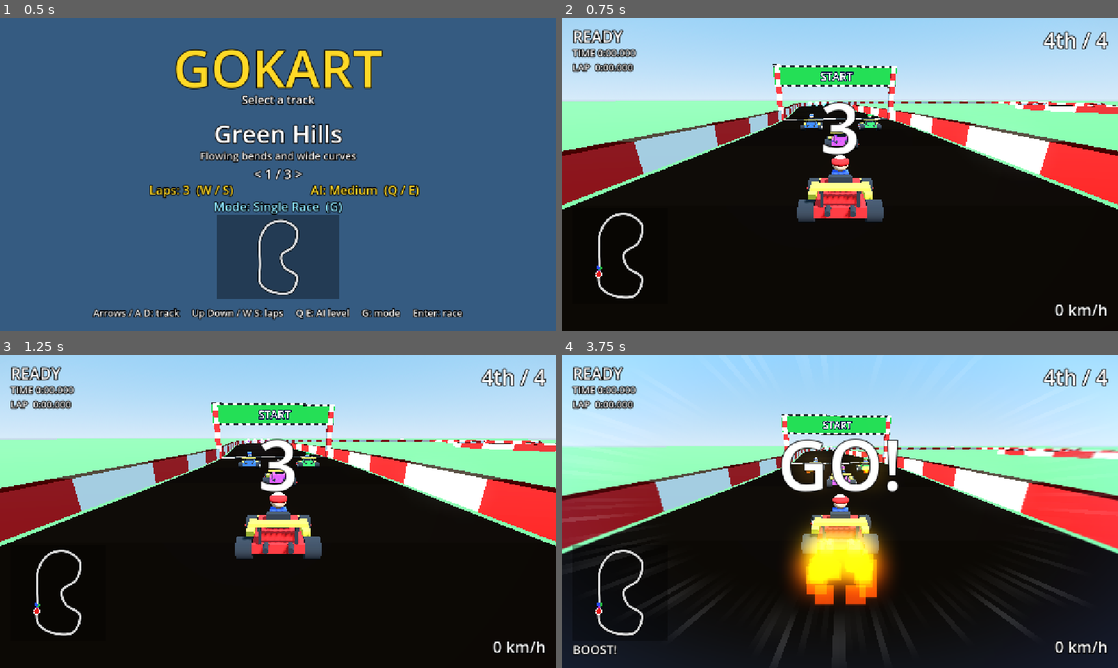
Above: before the commit, frames 1-4 (two rows, left to right).
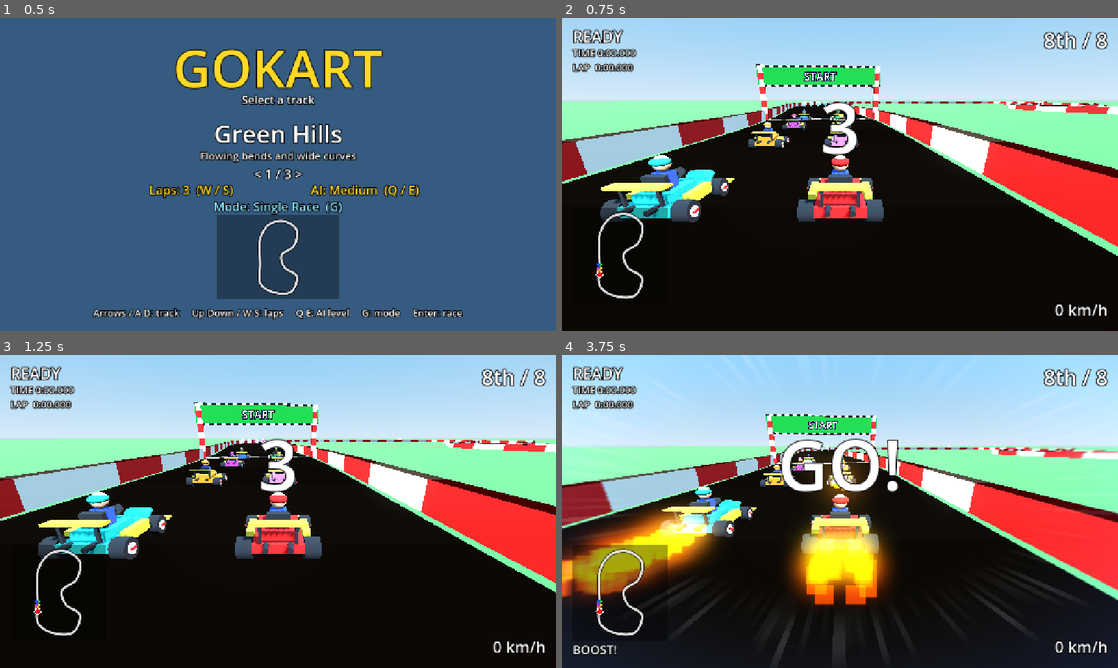
Above: after the commit, the same moments.

Repository: AgentiLoop/GoKart
Game: Godot game, scene res://scenes/menu.tscn
Two runs of this game, one before a commit and one after it. Both use one fixed random seed, a clock stepped at 60 frames per second and the inputs below.
Inputs (mouse positions are in pixels of both pictures, inside the frame that each line leads up to):
- Up to frame 1 (0.5 s): no input
- Up to frame 2 (0.75 s): tap Enter at 0.5 s; move the mouse to (962, 158) at 0.52 s; hold D (steer_right) from 0.53 s (still down); hold Space (drift) from 0.53 s (still down); click (962, 158) at 0.67 s
- Up to frame 3 (1.25 s): keep holding D (steer_right); keep holding Space (drift)
- Up to frame 4 (3.75 s): move the mouse to (728, 527) at 1.27 s; release D (steer_right) at 1.28 s; release Space (drift) at 1.28 s; hold S (brake) 1.28-2.03 s; tap one key every 0.75 s from 1.35 s: E (use_item) Enter Keypad Enter Q; move the mouse to (895, 442) at 2.02 s; hold D (steer_right) 2.03-2.78 s; move the mouse to (812, 574) at 2.77 s; hold W (accelerate) 2.78-3.53 s; click (812, 574) at 2.92 s; move the mouse to (1006, 558) at 3.52 s; hold A (steer_left) from 3.53 s (still down)

Frame 1 is identical in both runs. In frame 2, 17% of the frame differs, in the area x 0-100%, y 4-84%; in frame 3, 17%; in frame 4, 20%.

Commit message:
Mario Kart 64 field: 8 racers on a two-column grid (7 AI karts with their own colours, speeds and start boosts); results panel sized for 8 rows

Diff:
--- a/scripts/hud.gd
+++ b/scripts/hud.gd
@@ -51,15 +51,16 @@
 	place_label = _make_label(HORIZONTAL_ALIGNMENT_RIGHT, VERTICAL_ALIGNMENT_TOP, Vector2(24, 16), 48)
 	countdown_label = _make_label(HORIZONTAL_ALIGNMENT_CENTER, VERTICAL_ALIGNMENT_CENTER, Vector2(0, -110), 160)
 	banner_label = _make_label(HORIZONTAL_ALIGNMENT_CENTER, VERTICAL_ALIGNMENT_CENTER, Vector2(0, -30), 72)
-	results_label = _make_label(HORIZONTAL_ALIGNMENT_LEFT, VERTICAL_ALIGNMENT_CENTER, Vector2(0, -60), 30)
-	# a block sized to its text and centred on screen (lines stay left-aligned in the monospace table)
+	results_label = _make_label(HORIZONTAL_ALIGNMENT_LEFT, VERTICAL_ALIGNMENT_CENTER, Vector2(0, -20), 24)
+	# a block sized to its text and centred on screen (lines stay left-aligned in the monospace table);
+	# 24 px keeps an 8-racer results table plus the cup standings inside a 720 px window
 	results_label.set_anchors_preset(Control.PRESET_CENTER)
 	results_label.grow_horizontal = Control.GROW_DIRECTION_BOTH
 	results_label.grow_vertical = Control.GROW_DIRECTION_BOTH
 	results_label.offset_left = 0.0
 	results_label.offset_right = 0.0
-	results_label.offset_top = -60.0
-	results_label.offset_bottom = -60.0
+	results_label.offset_top = -20.0
+	results_label.offset_bottom = -20.0
 	results_label.add_theme_font_override("font", _mono_font())
 	results_label.visible = false
 
--- a/scripts/main.gd
+++ b/scripts/main.gd
@@ -20,17 +20,26 @@
 
 ## Seconds after the player crosses the line before the results panel appears.
 const RESULTS_DELAY := 2.0
-const RACER_NAMES := ["YOU", "BLUE", "GREEN", "PURPLE"]
+## Mario Kart 64 fields eight racers; the player is racer 0, the rest follow AI_SPECS order.
+const RACER_NAMES := ["YOU", "BLUE", "GREEN", "PURPLE", "YELLOW", "ORANGE", "PINK", "TEAL"]
+const RACER_COUNT := 8
 
 const OFFROAD_SCALE := 0.5
 const PAD_BOOST_TIME := 1.2
 ## Rocket-start boost durations the AI karts get at GO (by AI_SPECS order; 0 = a bad start).
-const AI_START_BOOSTS := [0.9, 0.5, 0.0]
+const AI_START_BOOSTS := [0.9, 0.5, 0.0, 0.7, 0.0, 0.3, 0.6]
+## Half the lane spacing of the two-column MK64 grid.
+const GRID_LANE := 2.4
 ## AI grid: [samples before the player's slot (negative = ahead), lane offset, speed scale, body colour]
+## Two columns, four rows (3 samples = 9 m apart); the player takes the right slot of the back row.
 const AI_SPECS := [
-	[-6, -3.0, 0.97, Color(0.15, 0.3, 0.95)],
-	[-6, 3.0, 0.94, Color(0.15, 0.75, 0.25)],
-	[-3, 0.0, 0.91, Color(0.65, 0.2, 0.85)],
+	[-9, -GRID_LANE, 0.98, Color(0.15, 0.3, 0.95)],    # BLUE   front row
+	[-9, GRID_LANE, 0.96, Color(0.15, 0.75, 0.25)],    # GREEN
+	[-6, -GRID_LANE, 0.95, Color(0.65, 0.2, 0.85)],    # PURPLE
+	[-6, GRID_LANE, 0.94, Color(0.95, 0.85, 0.15)],    # YELLOW
+	[-3, -GRID_LANE, 0.92, Color(0.95, 0.5, 0.1)],     # ORANGE
+	[-3, GRID_LANE, 0.90, Color(0.95, 0.4, 0.7)],      # PINK
+	[0, -GRID_LANE, 0.88, Color(0.1, 0.75, 0.75)],     # TEAL   back row, beside the player
 ]
 
 var kart: CharacterBody3D
@@ -92,9 +101,9 @@
 	tracker = LapTracker.new(data.count, 8, TrackLibrary.laps)
 
 	kart = Kart.new()
-	# the player starts at the back of the grid, just behind the line, facing along the track
+	# the player starts in the right slot of the back row, just behind the line, facing along the track
 	var start_idx := data.count - 10
-	var start_pos: Vector3 = data.points[start_idx] + Vector3(0, 0.1, 0)
+	var start_pos: Vector3 = data.points[start_idx] + data.right_of(start_idx) * GRID_LANE + Vector3(0, 0.1, 0)
 	kart.position = start_pos
 	kart.heading = data.heading_at(start_idx)
 	kart.tracker = tracker
--- a/scripts/menu.gd
+++ b/scripts/menu.gd
@@ -5,6 +5,7 @@
 
 const TrackLibrary := preload("res://scripts/track_library.gd")
 const GrandPrix := preload("res://scripts/grand_prix.gd")
+const RaceMain := preload("res://scripts/main.gd")
 const Minimap := preload("res://scripts/minimap.gd")
 const RACE_SCENE := "res://scenes/main.tscn"
 
@@ -157,7 +158,7 @@
 	TrackLibrary.difficulty = difficulty
 	TrackLibrary.laps = laps
 	if grand_prix:
-		GrandPrix.start(cup_order(selected, TrackLibrary.count()), 4)
+		GrandPrix.start(cup_order(selected, TrackLibrary.count()), RaceMain.RACER_COUNT)
 	else:
 		GrandPrix.stop()
 	get_tree().change_scene_to_file(RACE_SCENE)
--- a/tests/test_tracks.gd
+++ b/tests/test_tracks.gd
@@ -193,3 +193,28 @@
 	runner.check(Menu.difficulty_direction_for_key(KEY_Q) == -1 and Menu.difficulty_direction_for_key(KEY_E) == 1)
 	runner.check(Menu.difficulty_direction_for_key(KEY_A) == 0 and Menu.difficulty_direction_for_key(KEY_ENTER) == 0)
 	runner.check(Menu.difficulty_text(0) == "AI: Easy  (Q / E)")
+
+func test_mk64_eight_racer_grid() -> void:
+	## Mario Kart 64 fields 8 racers on a two-column grid; every slot must sit on the road
+	## behind the line on every track, with no two karts sharing a slot.
+	var Main := load("res://scripts/main.gd")
+	runner.check(Main.RACER_COUNT == 8 and Main.RACER_NAMES.size() == 8, "8 racers")
+	runner.check(Main.AI_SPECS.size() == 7 and Main.AI_START_BOOSTS.size() == 7, "7 AI karts")
+	var seen := {}
+	for n in Main.RACER_NAMES:
+		runner.check(not seen.has(n) and n.length() <= 8, "name %s" % n)
+		seen[n] = true
+	for n in TrackLibrary.count():
+		var t := TrackLibrary.make_data(n)
+		var start_idx := t.count - 10
+		var slots: Array = [t.points[start_idx] + t.right_of(start_idx) * Main.GRID_LANE]
+		for spec in Main.AI_SPECS:
+			var gi: int = start_idx - spec[0]
+			runner.check(gi >= start_idx and gi < t.count, "track %d slot %d is behind the line" % [n, gi])
+			slots.append(t.points[gi] + t.right_of(gi) * spec[1])
+		for i in slots.size():
+			runner.check(t.is_on_road(slots[i]), "track %d grid slot %d on road" % [n, i])
+			for j in range(i + 1, slots.size()):
+				runner.check(slots[i].distance_to(slots[j]) > 3.5, "track %d slots %d/%d overlap" % [n, i, j])
+	for i in range(1, Main.AI_SPECS.size()):
+		runner.check(Main.AI_SPECS[i][2] <= Main.AI_SPECS[i - 1][2], "front rows are the faster karts")
--- a/tools/smoke.gd
+++ b/tools/smoke.gd
@@ -1,6 +1,6 @@
 extends SceneTree
 ## Headless race smoke test: godot --headless --path . -s tools/smoke.gd
-## The player holds the throttle and the pursuit bot steers; 3 AI karts race alongside.
+## The player holds the throttle and the pursuit bot steers; the 7 AI karts of the MK64 field race alongside.
 ## Prints each kart's lap/place periodically and errors out if an AI kart is stuck.
 
 var main: Node
Not shown, changed: .agent/autopilot/progress.md
Not shown, changed: README.md
